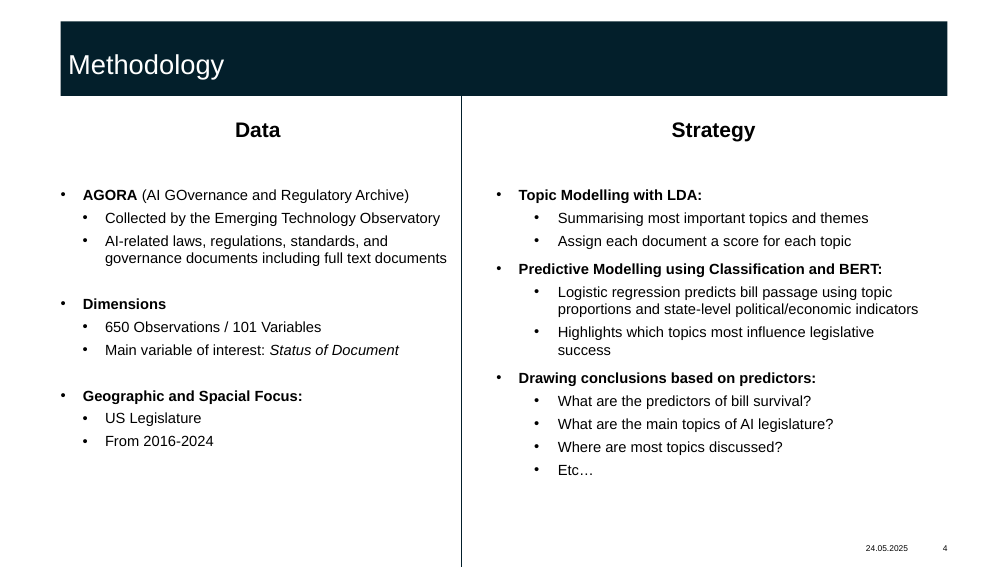
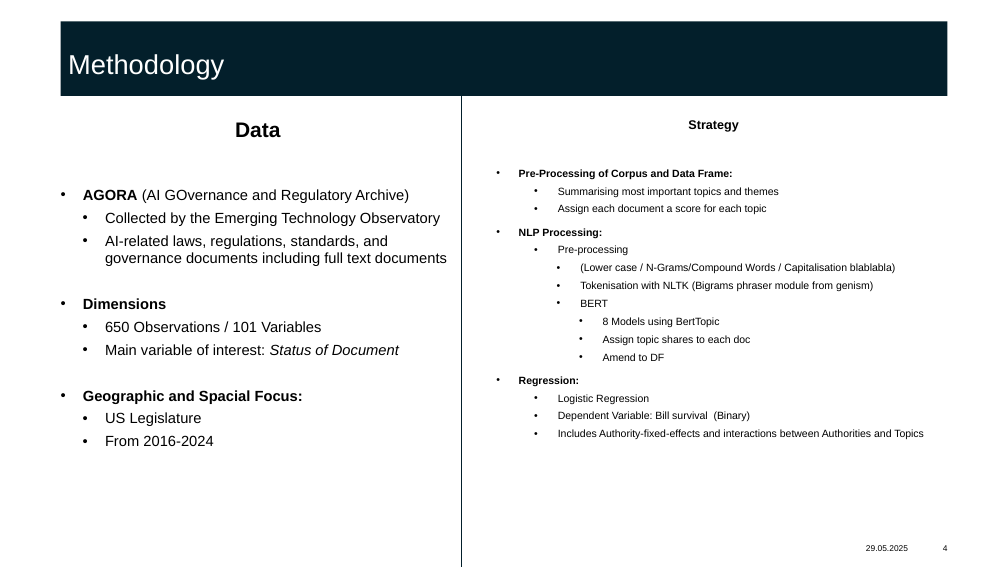
Before and after one commit to noahfehr/econometrics-final, a slide deck: slide 4 of presentation/Public_Policy_Presentation.pptx. Drawn at 1008x567 pixels with LibreOffice and Linux fonts; fonts in the diff are those of the drawing; background and template pictures are left out. Boxes give left, top, right and bottom in pixels: in the first picture for what was removed or moved away, otherwise in the second. Text is boxed around its words. In the diff, an @@ line names an element or a change of style, - is before the commit and + after.

Commit message:
Changes to Presentation file

```diff
--- a/presentation/Public_Policy_Presentation.pptx
+++ b/presentation/Public_Policy_Presentation.pptx
@@ text at <box>519,120,924,439</box>: text changed; size 14 to 10 pt @@
-• Topic Modelling with LDA:
+• Pre-Processing of Corpus and Data Frame:
@@ text at <box>558,120,779,214</box>: size 20 to 12 pt in "Strategy"; size 14 to 10 pt in "Summarising most important topics and themes", "Assign each document a score for each ..." @@
@@ text at <box>519,228,924,439</box>: text changed; size 14 to 10 pt @@
-• Predictive Modelling using Classification and BERT:
-  • Logistic regression predicts bill passage using topic proportions and state-level political/economic indicators
-  • Highlights which topics most influence legislative success
-• Drawing conclusions based on predictors:
-  • What are the predictors of bill survival?
-  • What are the main topics of AI legislature?
-  • Where are most topics discussed?
-  • Etc…
+• NLP Processing:
+  • Pre-processing
+    • (Lower case / N-Grams/Compound Words / Capitalisation blablabla)
+    • Tokenisation with NLTK (Bigrams phraser module from genism)
+    • BERT
+      • 8 Models using BertTopic
+      • Assign topic shares to each doc
+      • Amend to DF
+• Regression:
+  • Logistic Regression
+  • Dependent Variable: Bill survival (Binary)
+  • Includes Authority-fixed-effects and interactions between Authorities and Topics
```
Also in this commit, not shown: 5 other slides changed.
